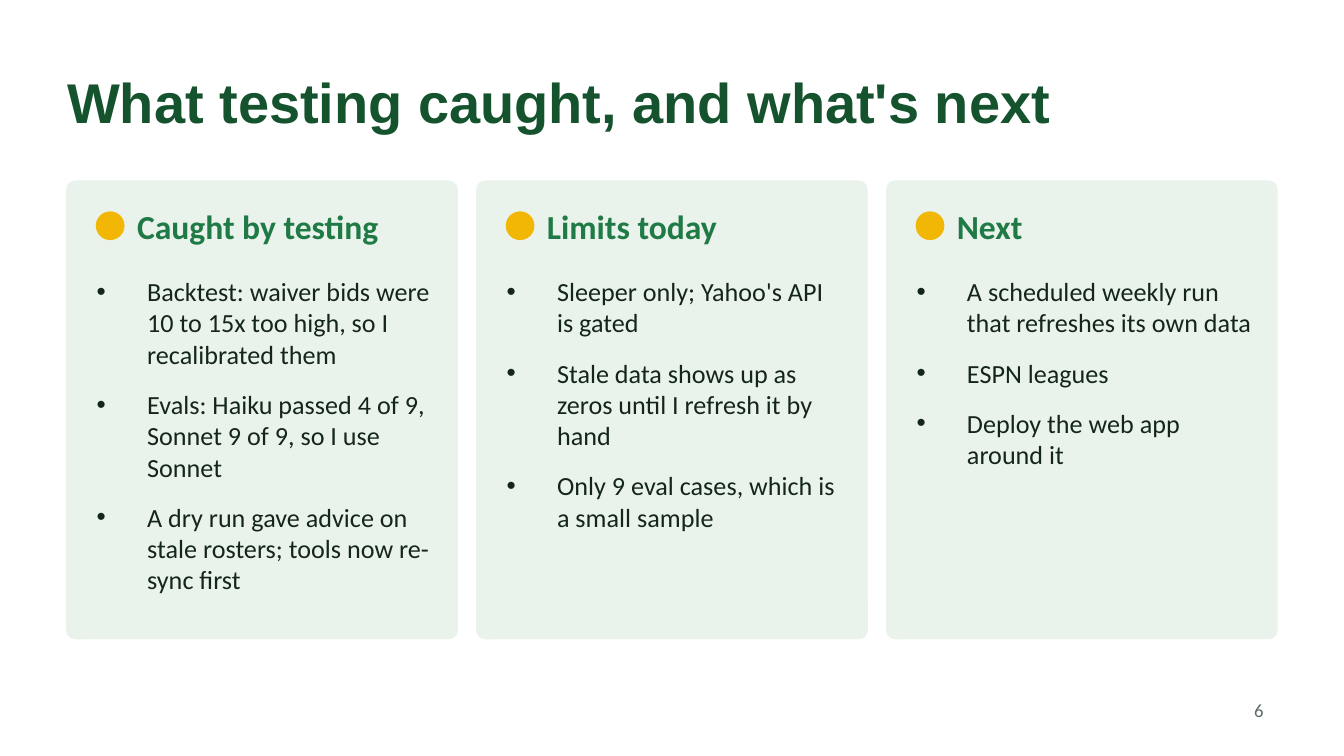
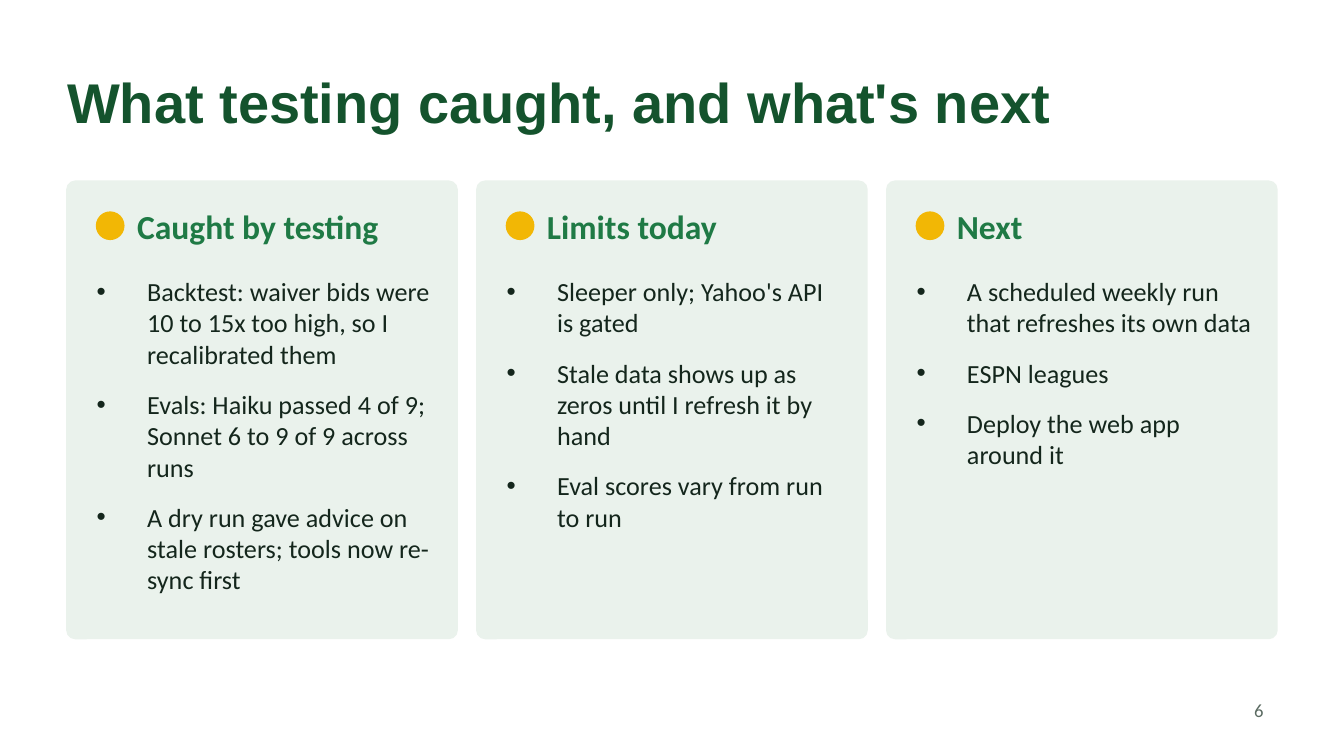
Before and after one commit to Compati/fantasy_football_agent, a slide deck: slide 6 of docs/Fantasy-Agent-Presentation.pptx. Drawn at 1344x756 pixels with LibreOffice and Linux fonts; fonts in the diff are those of the drawing. Boxes give left, top, right and bottom in pixels: in the first picture for what was removed or moved away, otherwise in the second. Text is boxed around its words. In the diff, an @@ line names an element or a change of style, - is before the commit and + after.

```diff
--- a/docs/Fantasy-Agent-Presentation.pptx
+++ b/docs/Fantasy-Agent-Presentation.pptx
@@ text at [147, 396, 425, 477]: text changed @@
-• Evals: Haiku passed 4 of 9, Sonnet 9 of 9, so I use Sonnet
+• Evals: Haiku passed 4 of 9; Sonnet 6 to 9 of 9 across runs
@@ text at [557, 477, 823, 527]: text changed @@
-• Only 9 eval cases, which is a small sample
+• Eval scores vary from run to run
```
Also in this commit, not shown: 3 other slides changed, 5 other files.
